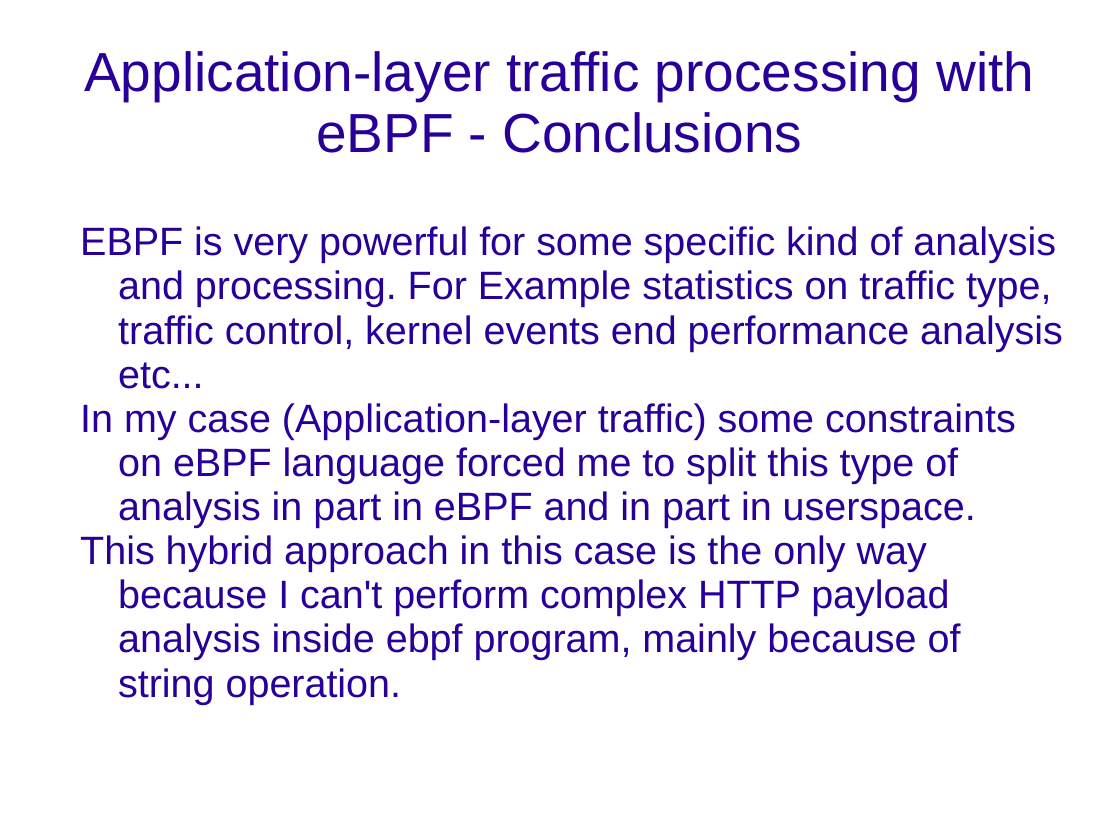
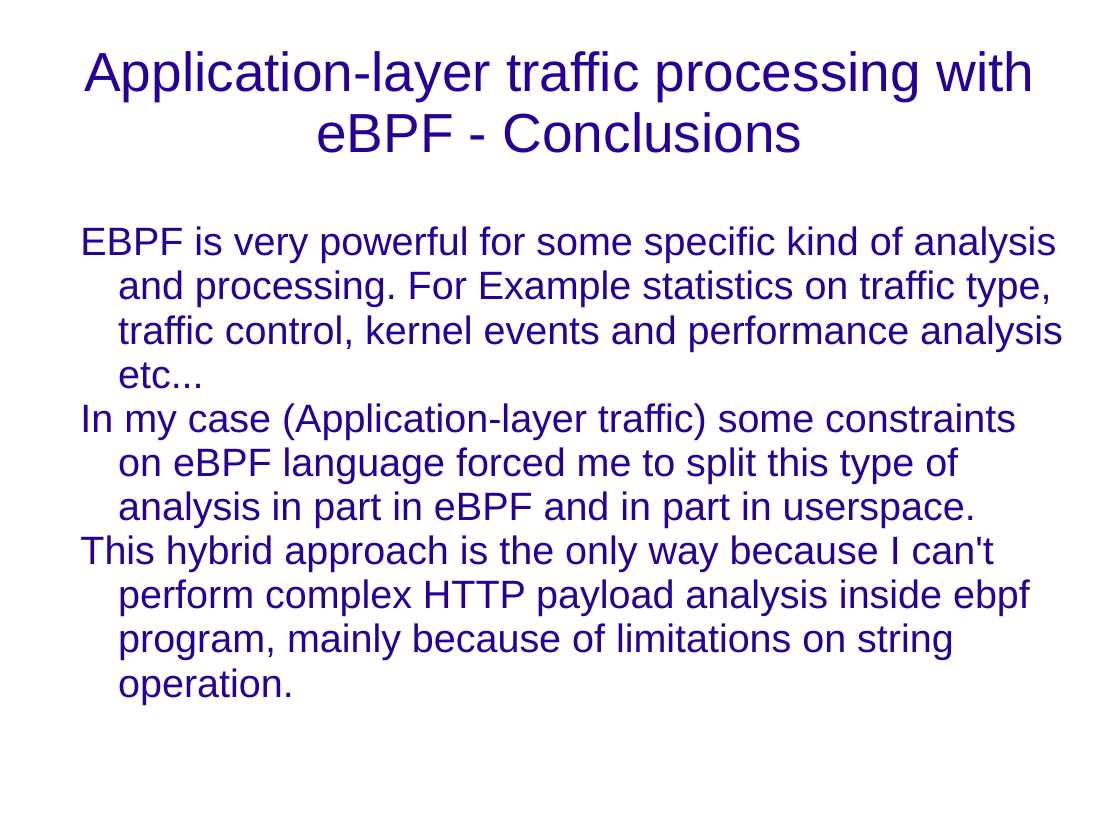
Before and after one commit to netgroup-polito/ebpf-test, a slide deck: slide 23 of eBPF - Short Presentation.ppt. Drawn at 1120x840 pixels with LibreOffice and Linux fonts; fonts in the diff are those of the drawing; background and template pictures are left out. Boxes give left, top, right and bottom in pixels: in the first picture for what was removed or moved away, otherwise in the second. Text is boxed around its words. In the diff, an @@ line names an element or a change of style, - is before the commit and + after.

Commit message:
presentation http-parse description added

```diff
--- a/eBPF - Short Presentation.ppt
+++ b/eBPF - Short Presentation.ppt
@@ subtitle at (80, 226, 1063, 389): text changed @@
-EBPF is very powerful for some specific kind of analysis and processing. For Example statistics on traffic type, traffic control, kernel events end performance analysis etc...
+EBPF is very powerful for some specific kind of analysis and processing. For Example statistics on traffic type, traffic control, kernel events and performance analysis etc...
@@ subtitle at (80, 535, 1030, 704): text changed @@
-This hybrid approach in this case is the only way because I can't perform complex HTTP payload analysis inside ebpf program, mainly because of string operation.
+This hybrid approach is the only way because I can't perform complex HTTP payload analysis inside ebpf program, mainly because of limitations on string operation.
```
Also in this commit, not shown: 14 other slides changed, 1 other file.
